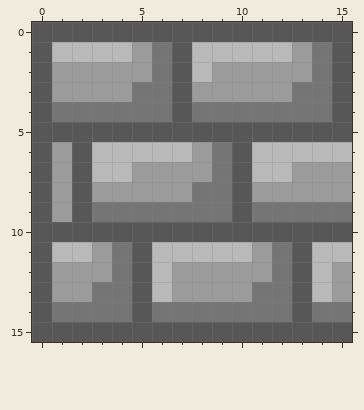
File history of a pixel-art sprite, Unit 3 Fisica Platformer/data/mario_terrain/brick_1.png. That is the earlier state.
The file is 32x32 pixels, drawn in blocks of 2x2; one block is one cell here.
After:
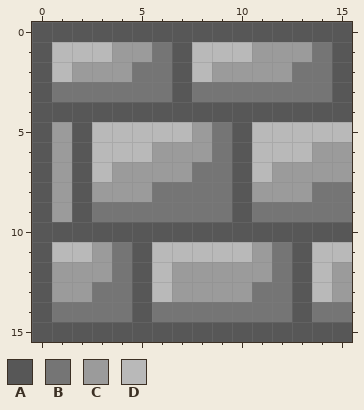
Palette (. is transparent): A #575757  B #757575  C #9b9b9b  D #b9b9b9
Difference:
Changed rows in their new state; - is an unchanged pixel.
first column x 1:
 1 ---C------CC---
 2 D---B-------B--
 3 BBBB---BBBBB---
 4 AAAAAA-AAAAAAA-
 5 C-DDDDDCB-DDDDD
 6 -----CC------CC
 7 ---C---B---C---
 8 -----BB------BB
Changed places in both pictures, as pixel boxes (x1, y1, x2, y2):
changed: (52, 42, 352, 202)
